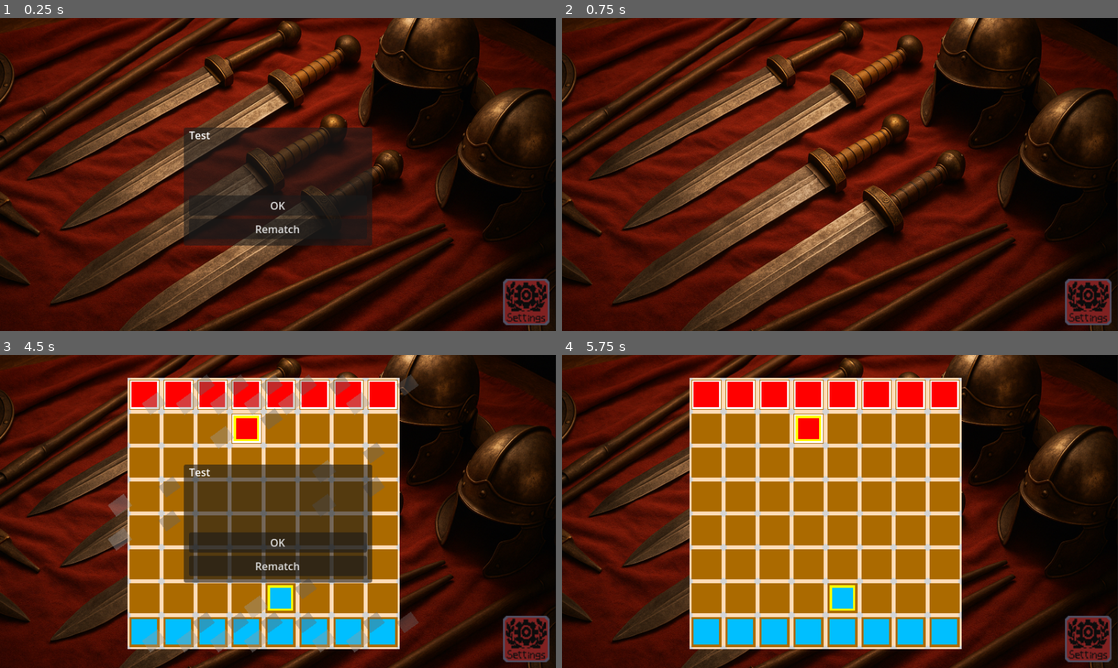
Above: before the commit, frames 1-4 (two rows, left to right).
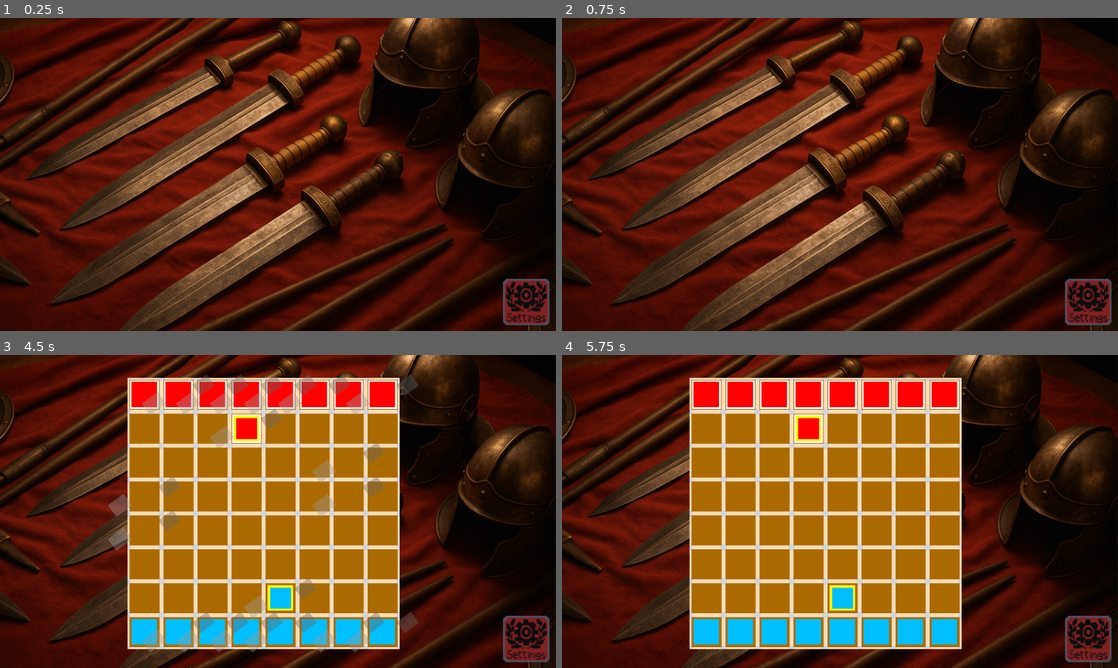
Above: after the commit, the same moments.

Repository: Charckle/ludox
Game: Godot game, scene res://objects/levels/basic/basic_lvl.tscn
The game is run twice, just before and just after one commit, with the same random seed, the same clock (stepped at 60 frames per second) and the same inputs. This scene is started directly instead of the project's main scene.
Inputs (mouse positions are in pixels of both pictures, inside the frame that each line leads up to):
- Up to frame 1 (0.25 s): no input
- Up to frame 2 (0.75 s): click (840, 205) at 0.5 s, where only the run before the commit has a clickable "OK"
- Up to frame 3 (4.5 s): click (528, 639) at 1.25 s; click "AI Difficulty: Easy" at 2 s; click "AI Difficulty: Easy" at 2.75 s; click "Undo Move" at 3.5 s; click "Re-match" at 4.25 s
- Up to frame 4 (5.75 s): click (840, 542) at 5 s, where only the run before the commit has a clickable "OK"

The runs differ from the first frame. In frame 1, 9.8% of the frame differs, in the area x 33-67%, y 35-73%; in frame 2, nothing differs; in frame 3, 13%; in frame 4, nothing differs.
Error in both runs: Invalid access to property or key 'board_size' on a base object of type 'Nil'. (res://objects/city/city.gd:16)

Commit message:
eeeh, fixes

Diff:
--- a/objects/levels/basic/basic_lvl.tscn
+++ b/objects/levels/basic/basic_lvl.tscn
@@ -122,6 +122,7 @@
 text = "Show console"
 
 [node name="info_panel" type="Panel" parent="CanvasModulate"]
+visible = false
 anchors_preset = 8
 anchor_left = 0.5
 anchor_top = 0.5
--- a/project.godot
+++ b/project.godot
@@ -10,8 +10,8 @@
 
 [application]
 
-config/name="Roman Chesss"
-config/version="0.5.1"
+config/name="Roman Chess"
+config/version="0.5.3"
 run/main_scene="uid://blglugajiqw3y"
 config/features=PackedStringArray("4.4", "GL Compatibility")
 config/icon="uid://dxvc0ipr056vg"
Not shown, changed: export_presets.cfg
